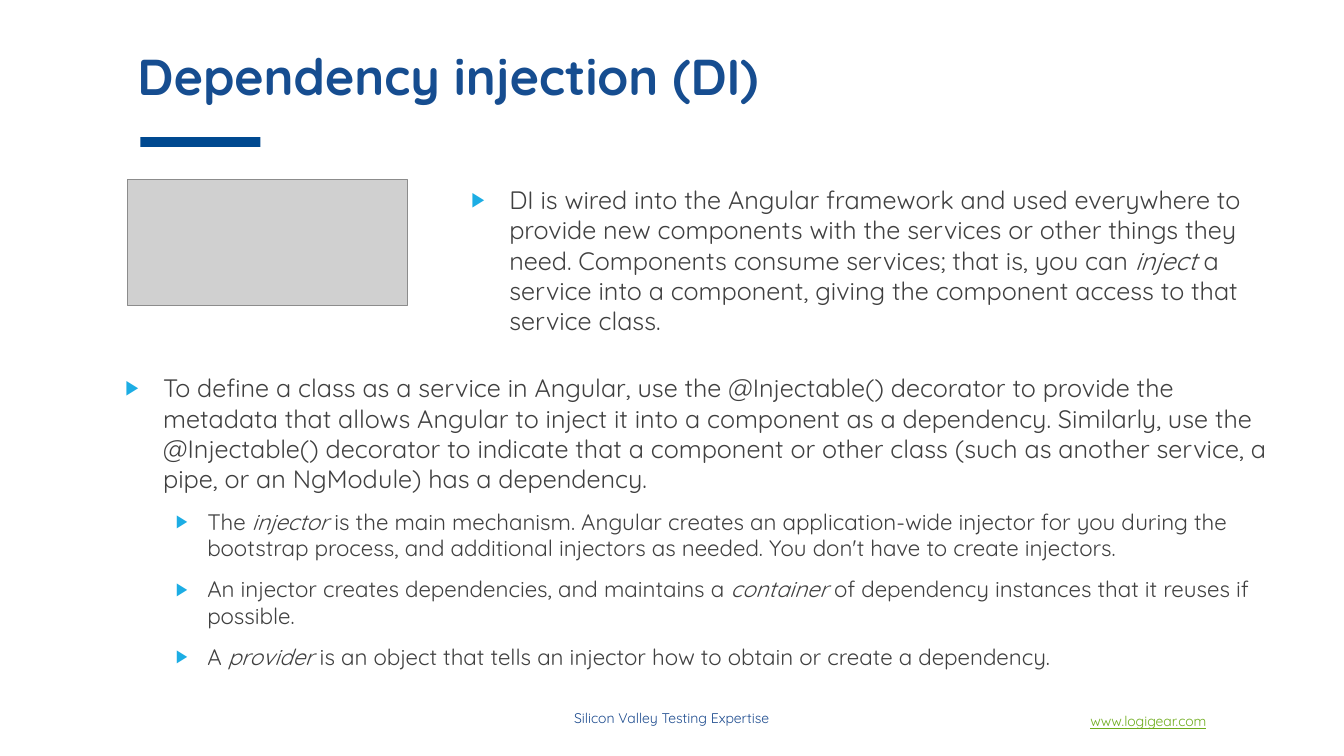
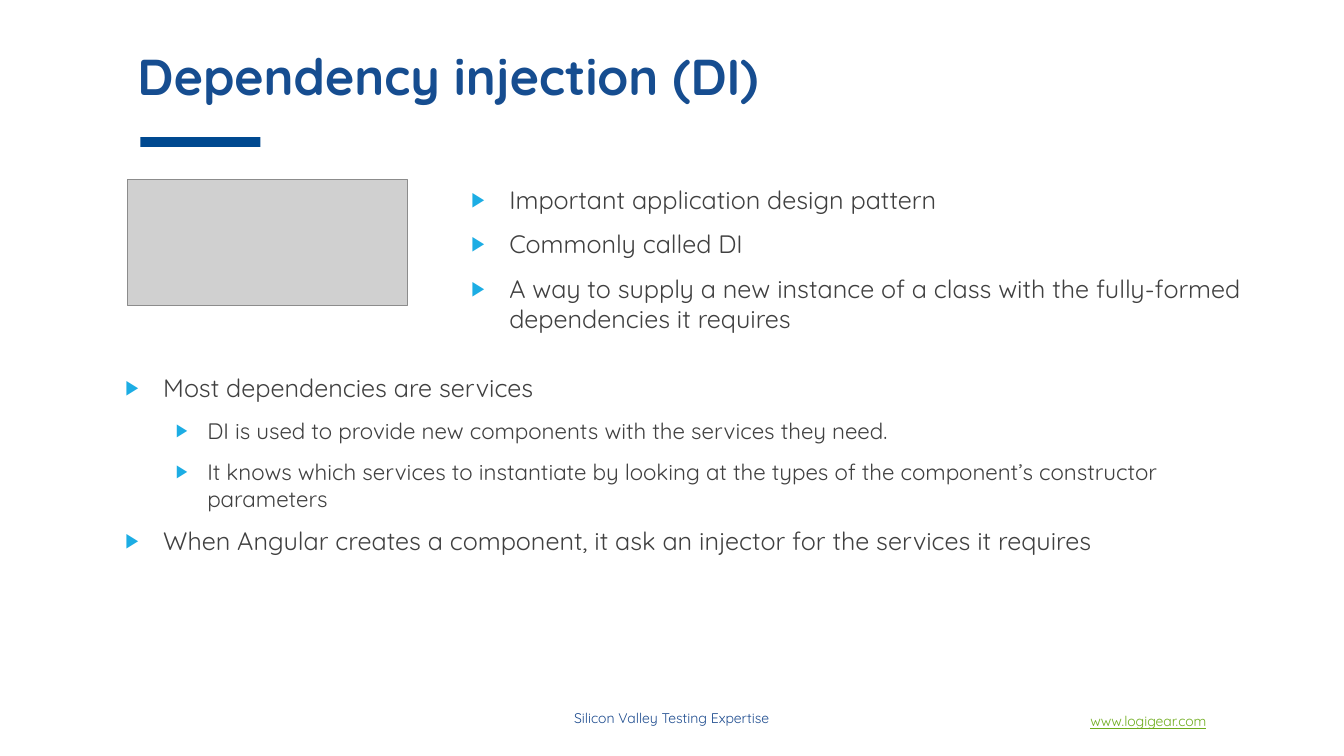
Before and after one commit to phongha1912/spring, a slide deck: slide 15 of doc/material/slides/section_2/Angular concepts.pptx (slide 24 before the commit). Drawn at 1344x756 pixels with LibreOffice and Linux fonts; fonts in the diff are those of the drawing; grey boxes stand for pictures; background and template pictures are left out. Boxes give left, top, right and bottom in pixels: in the first picture for what was removed or moved away, otherwise in the second. Text is boxed around its words. In the diff, an @@ line names an element or a change of style, - is before the commit and + after.

```diff
--- a/doc/material/slides/section_2/Angular concepts.pptx
+++ b/doc/material/slides/section_2/Angular concepts.pptx
@@ text at (x1=509, y1=190, x2=1240, y2=333): text changed @@
-▶ DI is wired into the Angular framework and used everywhere to provide new components with the services or other things they need. Components consume services; that is, you can inject a service into a component, giving the component access to that service class.
+▶ Important application design pattern
+▶ Commonly called DI
+▶ A way to supply a new instance of a class with the fully-formed dependencies it requires
@@ text at (x1=163, y1=378, x2=1157, y2=555): text changed @@
-▶ To define a class as a service in Angular, use the @Injectable() decorator to provide the metadata that allows Angular to inject it into a component as a dependency. Similarly, use the @Injectable() decorator to indicate that a component or other class (such as another service, a pipe, or an NgModule) has a dependency.
-  ▶ The injector is the main mechanism. Angular creates an application-wide injector for you during the bootstrap process, and additional injectors as needed. You don't have to create injectors.
-  ▶ An injector creates dependencies, and maintains a container of dependency instances that it reuses if possible.
-  ▶ A provider is an object that tells an injector how to obtain or create a dependency.
+▶ Most dependencies are services
+  ▶ DI is used to provide new components with the services they need.
+  ▶ It knows which services to instantiate by looking at the types of the component’s constructor parameters
+▶ When Angular creates a component, it ask an injector for the services it requires
```
Also in this commit, not shown: 6 other slides changed, 12 slides added, 26 slides removed.
